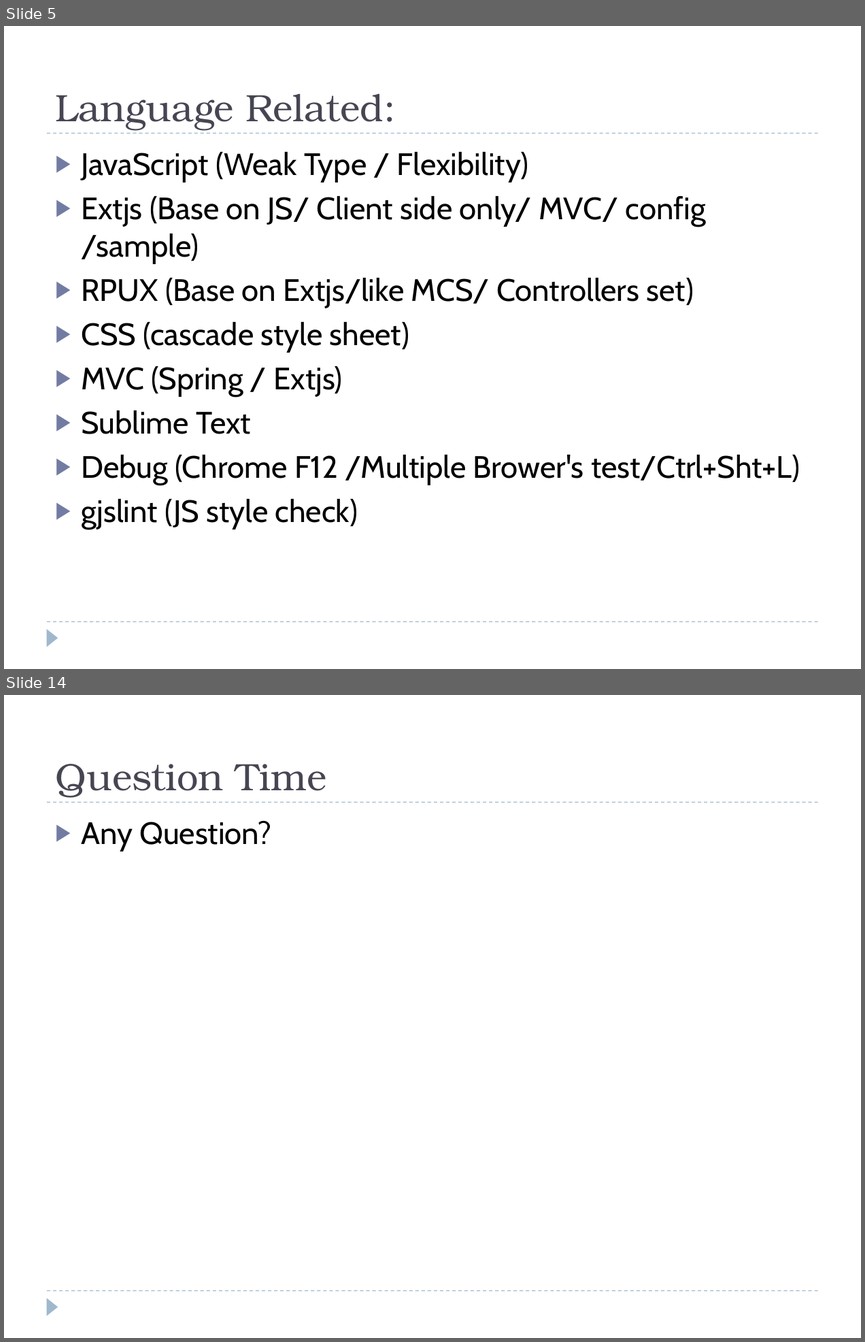
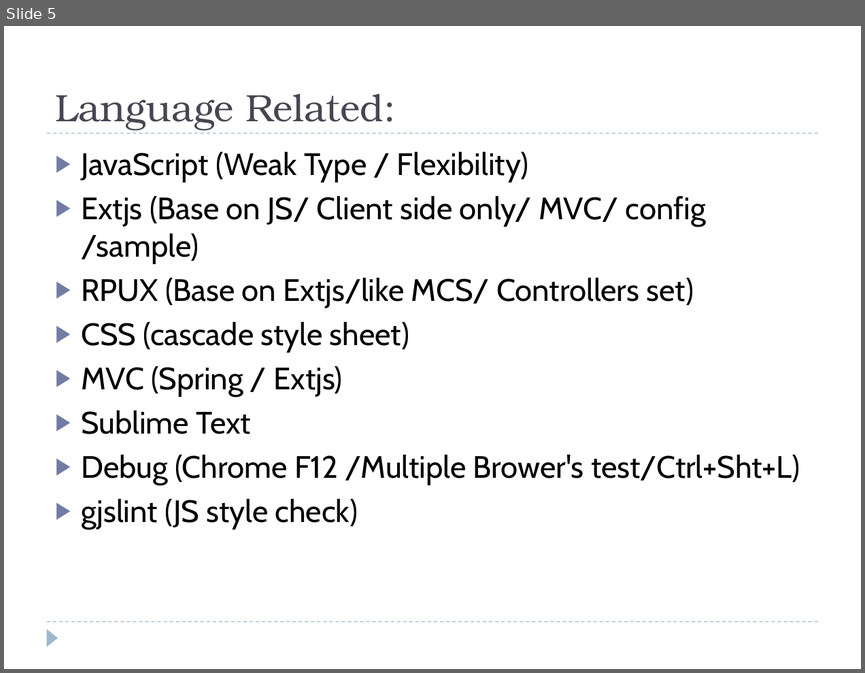
Before and after one commit to SamNiBoy/Trainning, a slide deck: Productivity_Git_Training.pptx. Shown one above the other, each under a label of ours: slides 5 and 14 before the commit, slide 5 after it; the slides between them are not shown. The pictures are 865x1342 and 865x673 pixels, drawn with LibreOffice and Linux fonts; fonts in the diff are those of the drawing. Boxes give left, top, right and bottom in pixels: in the first picture for what was removed or moved away, otherwise in the second. Text is boxed around its words. In the diff, an @@ line names an element or a change of style, - is before the commit and + after.

```diff
--- a/Productivity_Git_Training.pptx
+++ b/Productivity_Git_Training.pptx
@@ slide 14 removed at (x1=4, y1=695, x2=861, y2=1338), background #FFFFFF; not listed: 3 template elements that a slide beside it also shows @@
@@ title removed at (x1=55, y1=764, x2=326, y2=798) @@
-Question Time
@@ text removed at (x1=81, y1=821, x2=272, y2=851) @@
-▶ Any Question?
```
Also in this commit, not shown: 1 slide changed, 2 slides added, 12 other slides removed.
